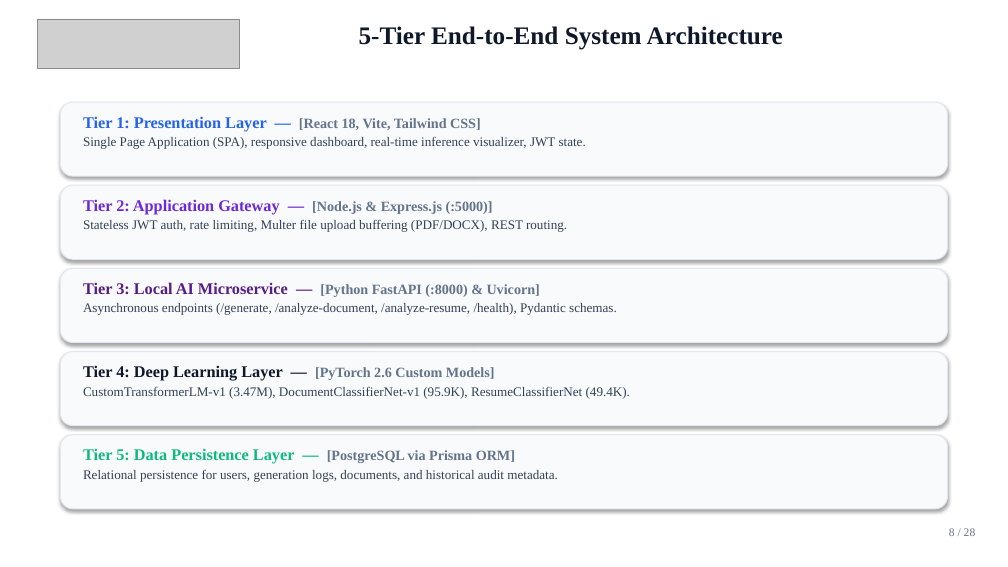
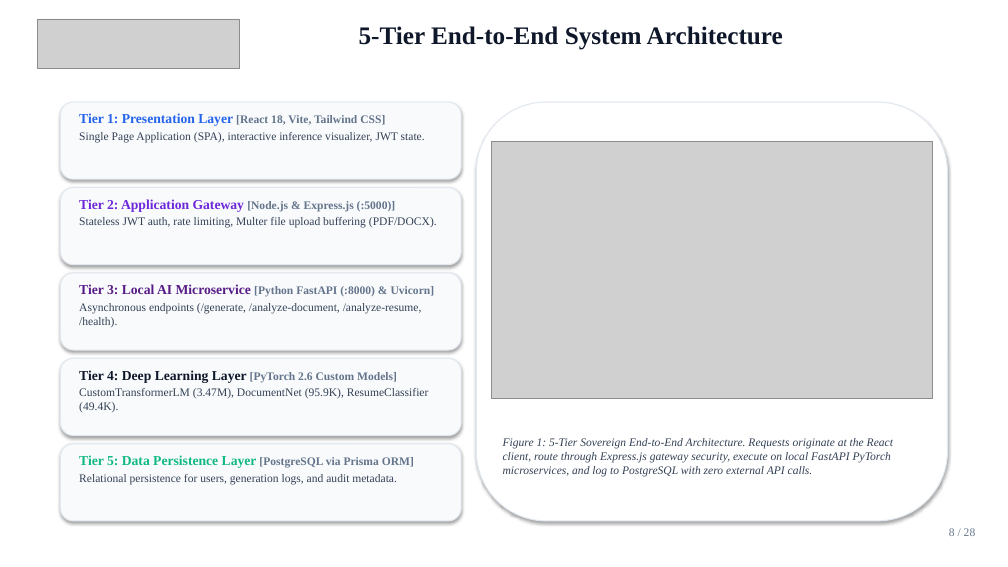
Before and after one commit to Kunwar9415/ai-powered-saas-platform, a slide deck: slide 8 of AI_POWERED_SAAS_PLATFORM_PRESENTATION.pptx. Drawn at 1008x567 pixels with LibreOffice and Linux fonts; fonts in the diff are those of the drawing; grey boxes stand for pictures. Boxes give left, top, right and bottom in pixels: in the first picture for what was removed or moved away, otherwise in the second. Text is boxed around its words. In the diff, an @@ line names an element or a change of style, - is before the commit and + after.

Commit message:
docs: embed architecture schematics, loss curves, confusion matrices, and pipeline graphs into PowerPoint presentation

```diff
--- a/AI_POWERED_SAAS_PLATFORM_PRESENTATION.pptx
+++ b/AI_POWERED_SAAS_PLATFORM_PRESENTATION.pptx
@@ rounded rectangle: place and size @@
-rounded rectangle at [60,102,948,176]
+rounded rectangle at [60,102,461,179]
@@ text at [79,113,425,143]: text changed; size 12.5 to 11 pt @@
-Tier 1: Presentation Layer — [React 18, Vite, Tailwind CSS]
-Single Page Application (SPA), responsive dashboard, real-time inference visualizer, JWT state.
+Tier 1: Presentation Layer [React 18, Vite, Tailwind CSS]
+Single Page Application (SPA), interactive inference visualizer, JWT state.
@@ rounded rectangle added at [476,102,948,521], fill #FFFFFF, outline #E2E8F0 1 pt @@
@@ picture added at [492,141,932,399] @@
@@ rounded rectangle: place and size @@
-rounded rectangle at [60,185,948,259]
+rounded rectangle at [60,188,461,265]
@@ text at [79,199,437,228]: text changed; size 12.5 to 11 pt @@
-Tier 2: Application Gateway — [Node.js & Express.js (:5000)]
-Stateless JWT auth, rate limiting, Multer file upload buffering (PDF/DOCX), REST routing.
+Tier 2: Application Gateway [Node.js & Express.js (:5000)]
+Stateless JWT auth, rate limiting, Multer file upload buffering (PDF/DOCX).
@@ rounded rectangle: place and size @@
-rounded rectangle at [60,268,948,343]
+rounded rectangle at [60,273,461,350]
@@ text at [79,284,435,327]: text changed; size 12.5 to 11 pt @@
-Tier 3: Local AI Microservice — [Python FastAPI (:8000) & Uvicorn]
-Asynchronous endpoints (/generate, /analyze-document, /analyze-resume, /health), Pydantic schemas.
+Tier 3: Local AI Microservice [Python FastAPI (:8000) & Uvicorn]
+Asynchronous endpoints (/generate, /analyze-document, /analyze-resume, /health).
@@ rounded rectangle: place and size @@
-rounded rectangle at [60,352,948,426]
+rounded rectangle at [60,358,461,436]
@@ text at [79,370,429,412]: text changed; size 12.5 to 11 pt @@
-Tier 4: Deep Learning Layer — [PyTorch 2.6 Custom Models]
-CustomTransformerLM-v1 (3.47M), DocumentClassifierNet-v1 (95.9K), ResumeClassifierNet (49.4K).
+Tier 4: Deep Learning Layer [PyTorch 2.6 Custom Models]
+CustomTransformerLM (3.47M), DocumentNet (95.9K), ResumeClassifier (49.4K).
@@ rounded rectangle: place and size @@
-rounded rectangle at [60,435,948,509]
+rounded rectangle at [60,444,461,521]
@@ text added at [503,438,893,477], 11 pt, text #334155, italic @@
+Figure 1: 5-Tier Sovereign End-to-End Architecture. Requests originate at the React client, route through Express.js gateway security, execute on local FastAPI PyTorch microservices, and log to PostgreSQL with zero external API calls.
@@ text at [79,455,414,485]: text changed; size 12.5 to 11 pt @@
-Tier 5: Data Persistence Layer — [PostgreSQL via Prisma ORM]
-Relational persistence for users, generation logs, documents, and historical audit metadata.
+Tier 5: Data Persistence Layer [PostgreSQL via Prisma ORM]
+Relational persistence for users, generation logs, and audit metadata.
```
Also in this commit, not shown: 7 other slides changed, 1 slide added, 1 slide removed, 1 other file.
